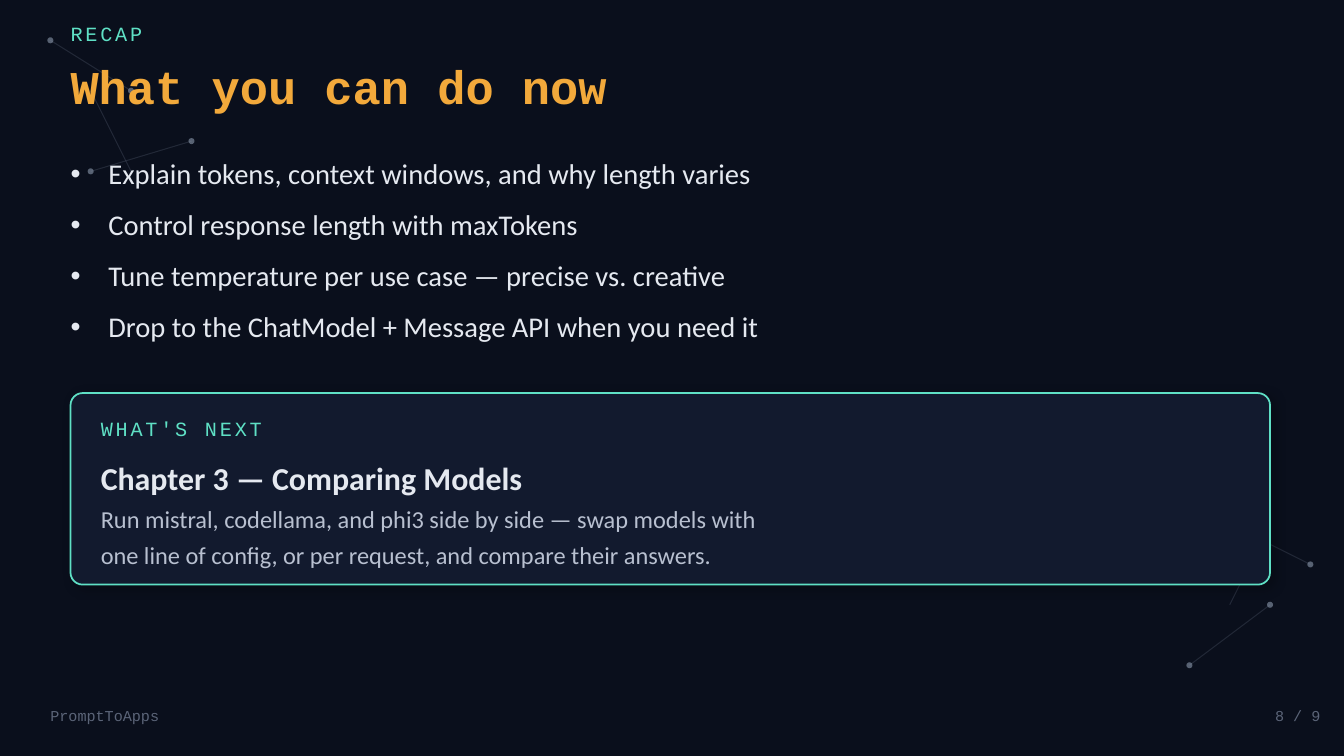
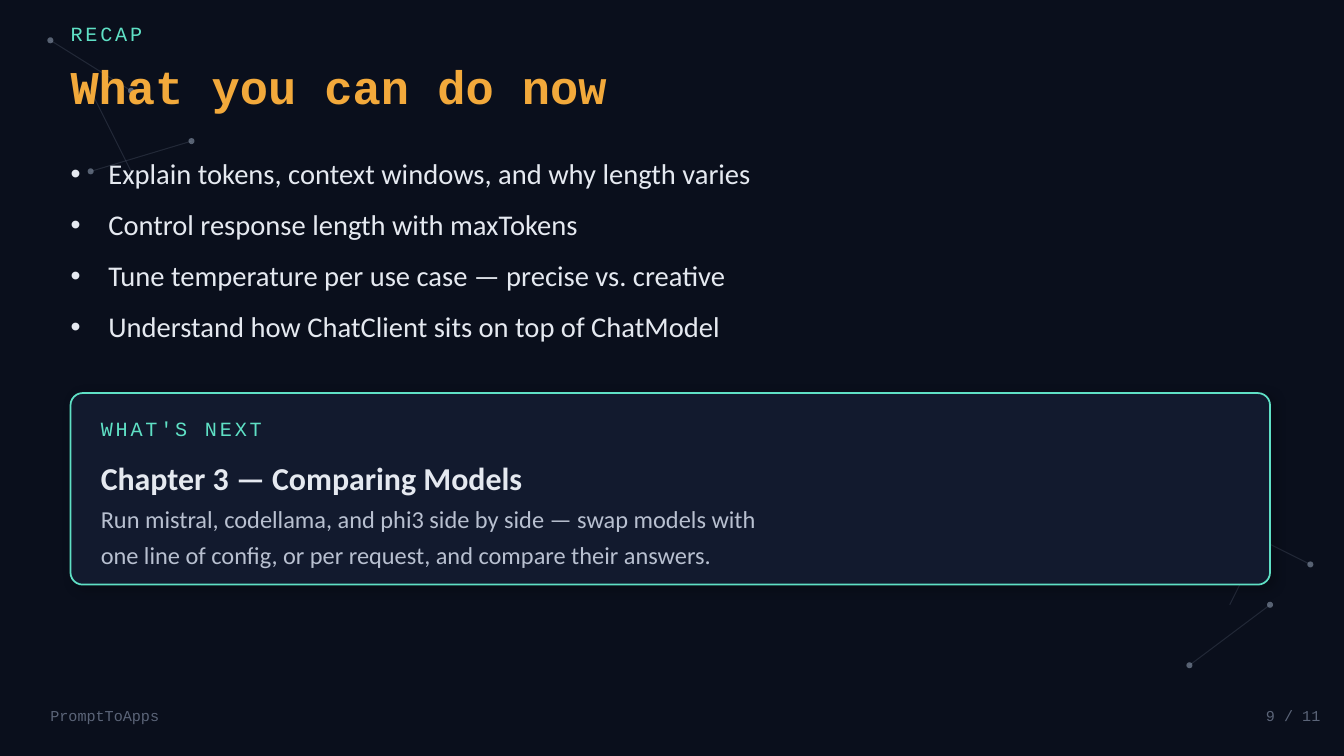
Before and after one commit to balajich/spring-ai-with-llama, a slide deck: slide 9 of slides/02-core-concepts.pptx (slide 8 before the commit). Drawn at 1344x756 pixels with LibreOffice and Linux fonts; fonts in the diff are those of the drawing. Boxes give left, top, right and bottom in pixels: in the first picture for what was removed or moved away, otherwise in the second. Text is boxed around its words. In the diff, an @@ line names an element or a change of style, - is before the commit and + after.

```diff
--- a/slides/02-core-concepts.pptx
+++ b/slides/02-core-concepts.pptx
@@ text at bbox=[108, 317, 719, 342]: text changed @@
-• Drop to the ChatModel + Message API when you need it
+• Understand how ChatClient sits on top of ChatModel
@@ text at bbox=[1266, 711, 1320, 721]: text changed @@
-8 / 9
+9 / 11
```
Also in this commit, not shown: 8 other slides changed, 2 slides added, 6 other files.
